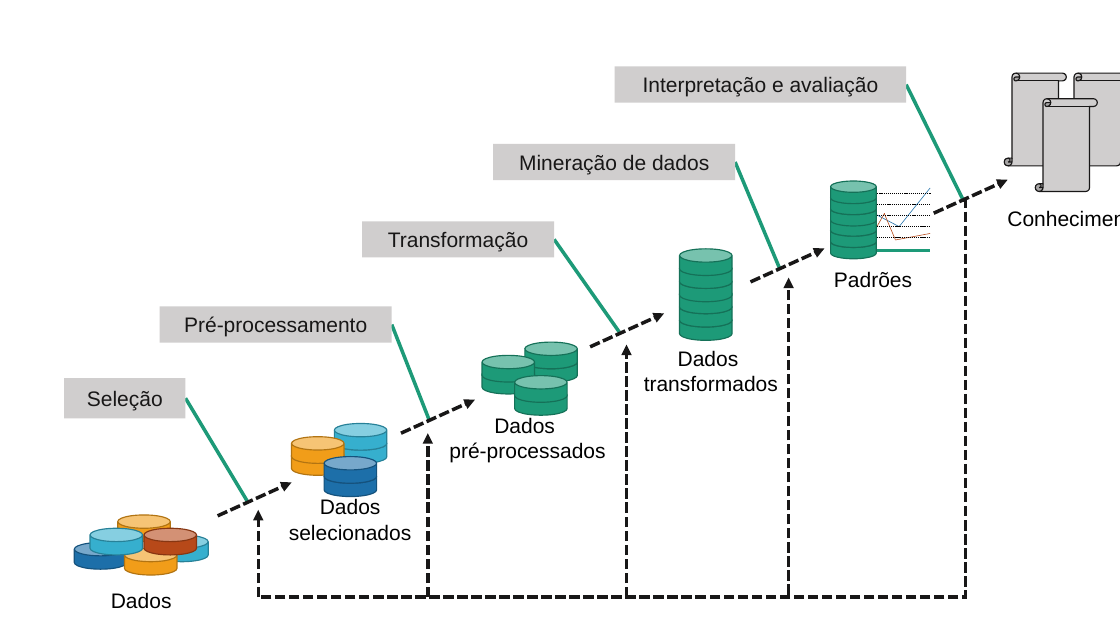
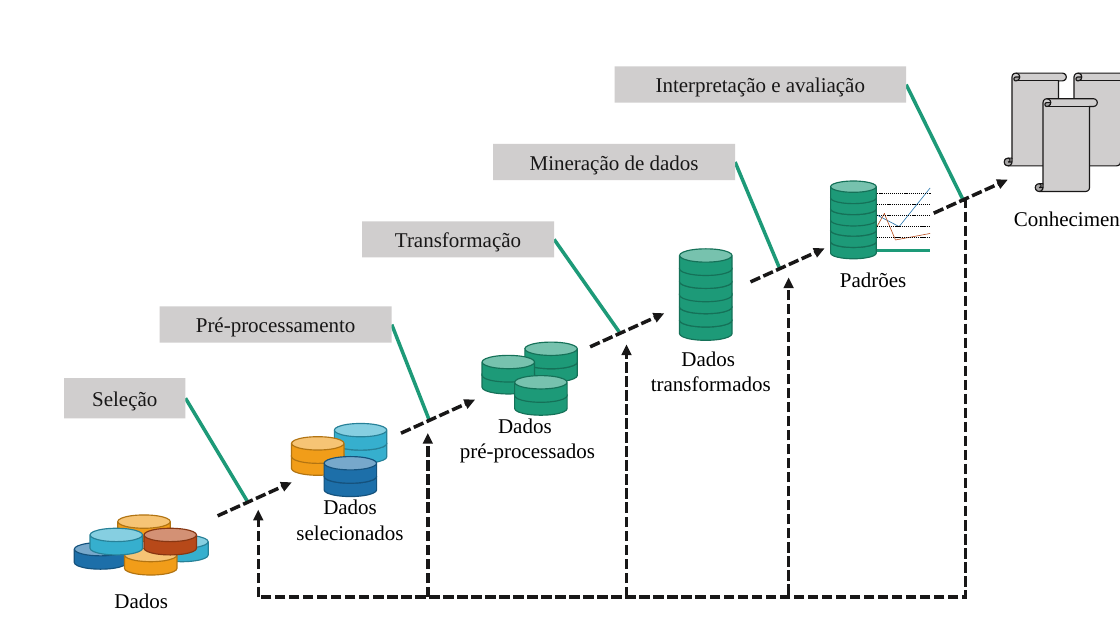
Before and after one commit to mscmateus/tcc, a slide deck: slide 6 of TCC/versões/imagens/imagens.pptx. Drawn at 1120x630 pixels with LibreOffice and Linux fonts; fonts in the diff are those of the drawing. Boxes give left, top, right and bottom in pixels: in the first picture for what was removed or moved away, otherwise in the second. Text is boxed around its words. In the diff, an @@ line names an element or a change of style, - is before the commit and + after.

```diff
--- a/TCC/versões/imagens/imagens.pptx
+++ b/TCC/versões/imagens/imagens.pptx
@@ font Arial to Times New Roman in 11 elements at box(64, 378, 185, 418), box(160, 307, 392, 343), box(362, 222, 555, 258), box(615, 66, 907, 103), box(493, 144, 735, 180), box(114, 593, 168, 609), box(296, 499, 403, 541), box(460, 418, 595, 463), box(651, 351, 771, 392), box(840, 272, 906, 288), box(975, 201, 1120, 234) @@
```
Also in this commit, not shown: 3 other slides changed, 26 other files.
